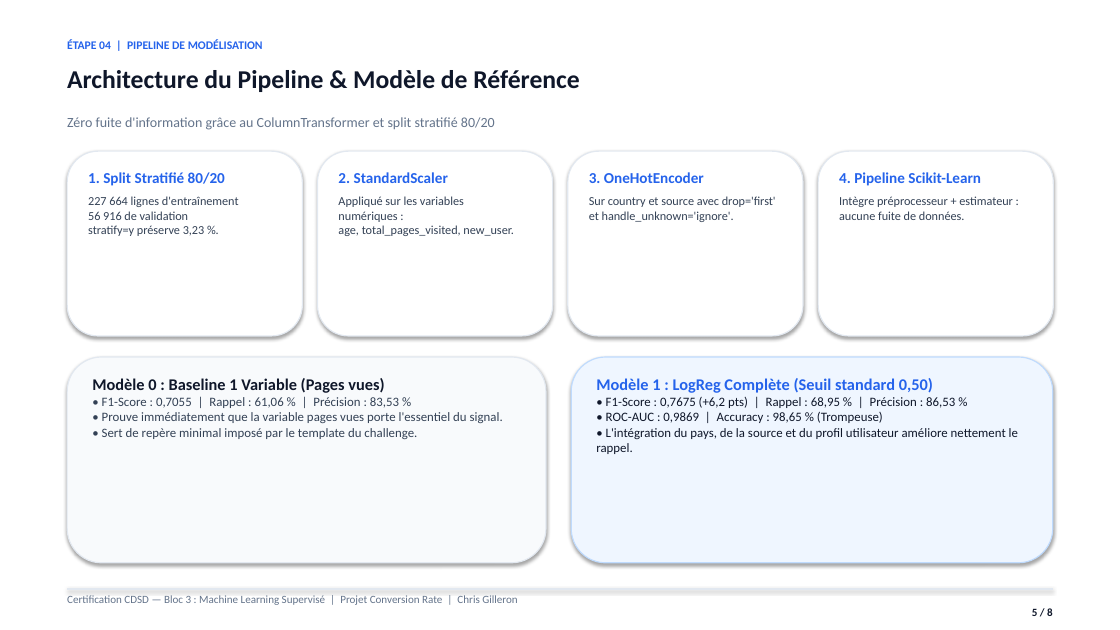
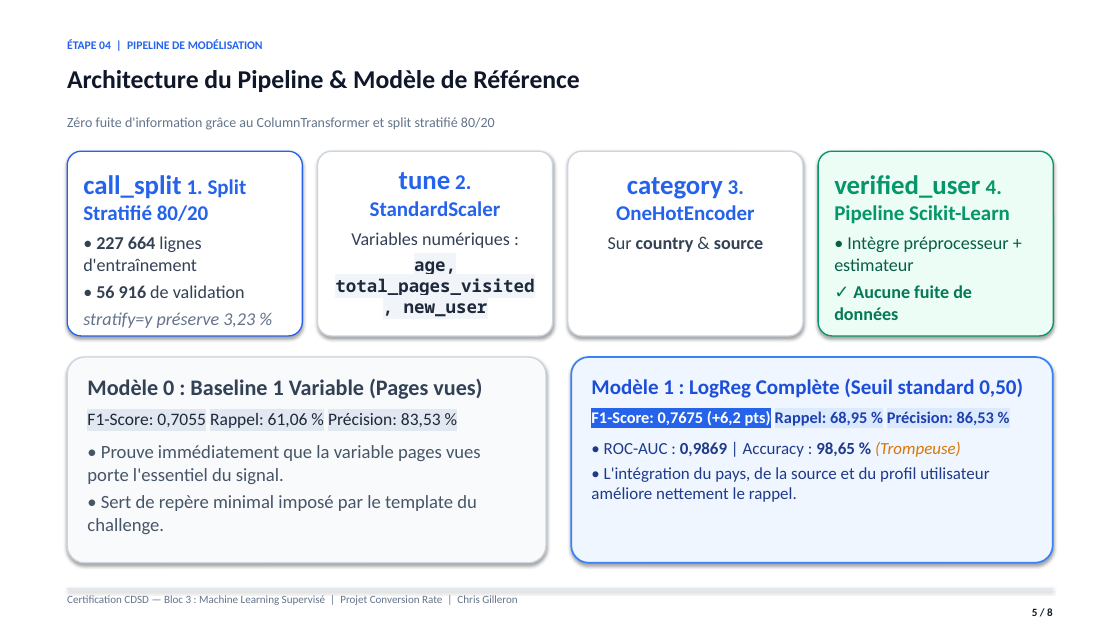
Before and after one commit to Elkristobal59/CERTIFICATION_CDSD, a slide deck: slide 5 of Bloc_3_Machine_Learning/Conversion_Rate/Conversion_rate_presentation.pptx. Drawn at 1120x630 pixels with LibreOffice and Linux fonts; fonts in the diff are those of the drawing. Boxes give left, top, right and bottom in pixels: in the first picture for what was removed or moved away, otherwise in the second. Text is boxed around its words. In the diff, an @@ line names an element or a change of style, - is before the commit and + after.

```diff
--- a/Bloc_3_Machine_Learning/Conversion_Rate/Conversion_rate_presentation.pptx
+++ b/Bloc_3_Machine_Learning/Conversion_Rate/Conversion_rate_presentation.pptx
@@ rounded rectangle at (67,151,302,336): outline #E2E8F0 1 pt to #2563EB 1.13 pt; proportions changed @@
@@ text at (83,175,255,328): text changed; size 10.5 to 15.5 pt @@
-1. Split Stratifié 80/20
-227 664 lignes d'entraînement
-56 916 de validation
-stratify=y préserve 3,23 %.
+call_split 1. Split Stratifié 80/20
+• 227 664 lignes d'entraînement
+• 56 916 de validation
+stratify=y préserve 3,23 %
@@ text at (335,172,534,317): text changed; size 10.5 to 15 pt; text colour #334155 to #1E293B; bold on @@
-2. StandardScaler
-Appliqué sur les variables numériques :
-age, total_pages_visited, new_user.
+tune 2. StandardScaler
+Variables numériques :
+age, total_pages_visited, new_user
@@ text at (608,177,763,252): text changed; size 10.5 to 15.5 pt; text colour #334155 to #2563EB; bold on @@
-3. OneHotEncoder
-Sur country et source avec drop='first' et handle_unknown='ignore'.
+category 3. OneHotEncoder
+Sur country & source
@@ rounded rectangle at (818,151,1054,336): fill #FFFFFF to #ECFDF5; outline #E2E8F0 1 pt to #059669 1.13 pt; proportions changed @@
@@ text at (834,175,1009,320): text changed; size 10.5 to 15.5 pt; text colour #334155 to #059669; bold on @@
-4. Pipeline Scikit-Learn
-Intègre préprocesseur + estimateur : aucune fuite de données.
+verified_user 4. Pipeline Scikit-Learn
+• Intègre préprocesseur + estimateur
+✓ Aucune fuite de données
@@ outline #E2E8F0 1 pt to #CBD5E1 1.13 pt; proportions changed in 3 elements at (318,151,553,336), (568,151,803,336), (67,357,546,563) @@
@@ rounded rectangle at (571,357,1053,563): outline #BFDBFE 1 pt to #3B82F6 1.5 pt; proportions changed @@
@@ text at (87,378,482,534): size 14 to 19 pt, text colour #0F172A to #334155 in "Modèle 0 : Baseline 1 Variable (Pages ..."; size 11 to 16 pt, text colour #334155 to #475569 in "• Prouve immédiatement que la variable pages ...", "• Sert de repère minimal imposé par ..."; more space between paragraphs @@
@@ text at (591,378,1023,502): size 14 to 18 pt, text colour #2563EB to #1D4ED8 in "Modèle 1 : LogReg Complète (Seuil standard ..."; size 11 to 14.5 pt, text colour #0F172A to #1E3A8A in "• ROC-AUC : 0,9869 | Accuracy : ...", "• L'intégration du pays, de la source ..."; text colour #0F172A to #D97706, italic on in "(Trompeuse)"; bold on in "0,9869 98,65 %"; more space between paragraphs @@
@@ text at (87,413,441,428): text changed; size 11 to 15 pt; text colour #334155 to #1E293B @@
-• F1-Score : 0,7055 | Rappel : 61,06 % | Précision : 83,53 %
+F1-Score: 0,7055 Rappel: 61,06 % Précision: 83,53 %
@@ text at (591,411,994,426): text changed; size 11 to 14 pt; text colour #0F172A to #1E40AF; bold on @@
-• F1-Score : 0,7675 (+6,2 pts) | Rappel : 68,95 % | Précision : 86,53 %
+F1-Score: 0,7675 (+6,2 pts) Rappel: 68,95 % Précision: 86,53 %
```
Also in this commit, not shown: 5 other slides changed, 25 other files.
